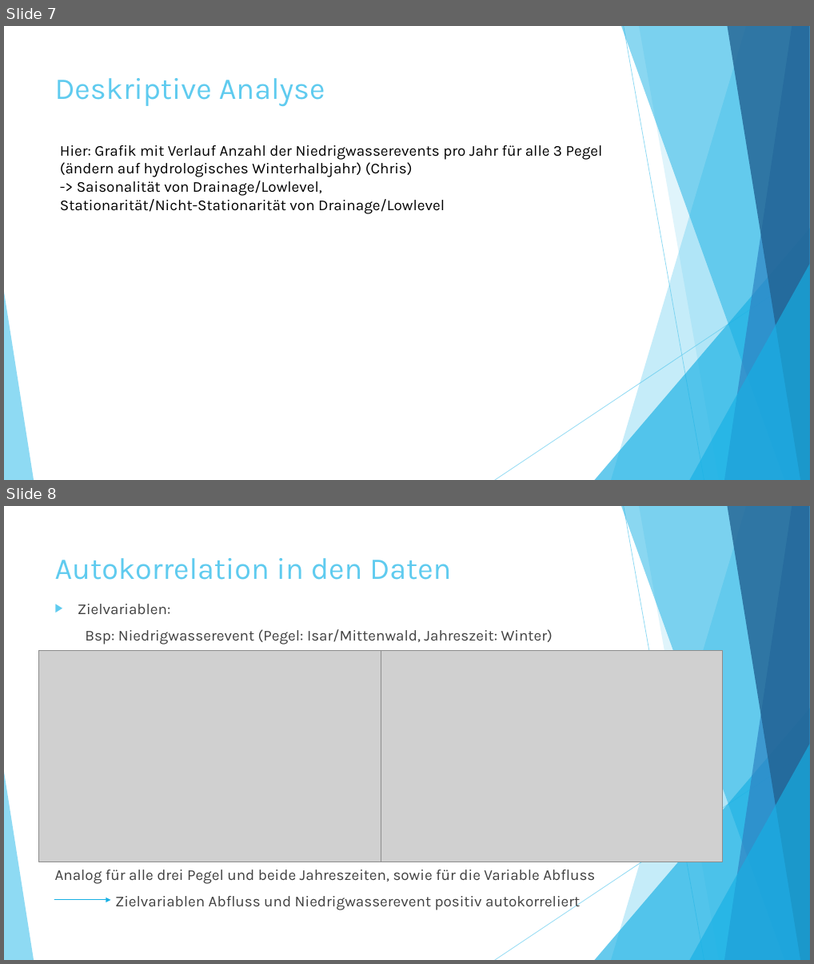
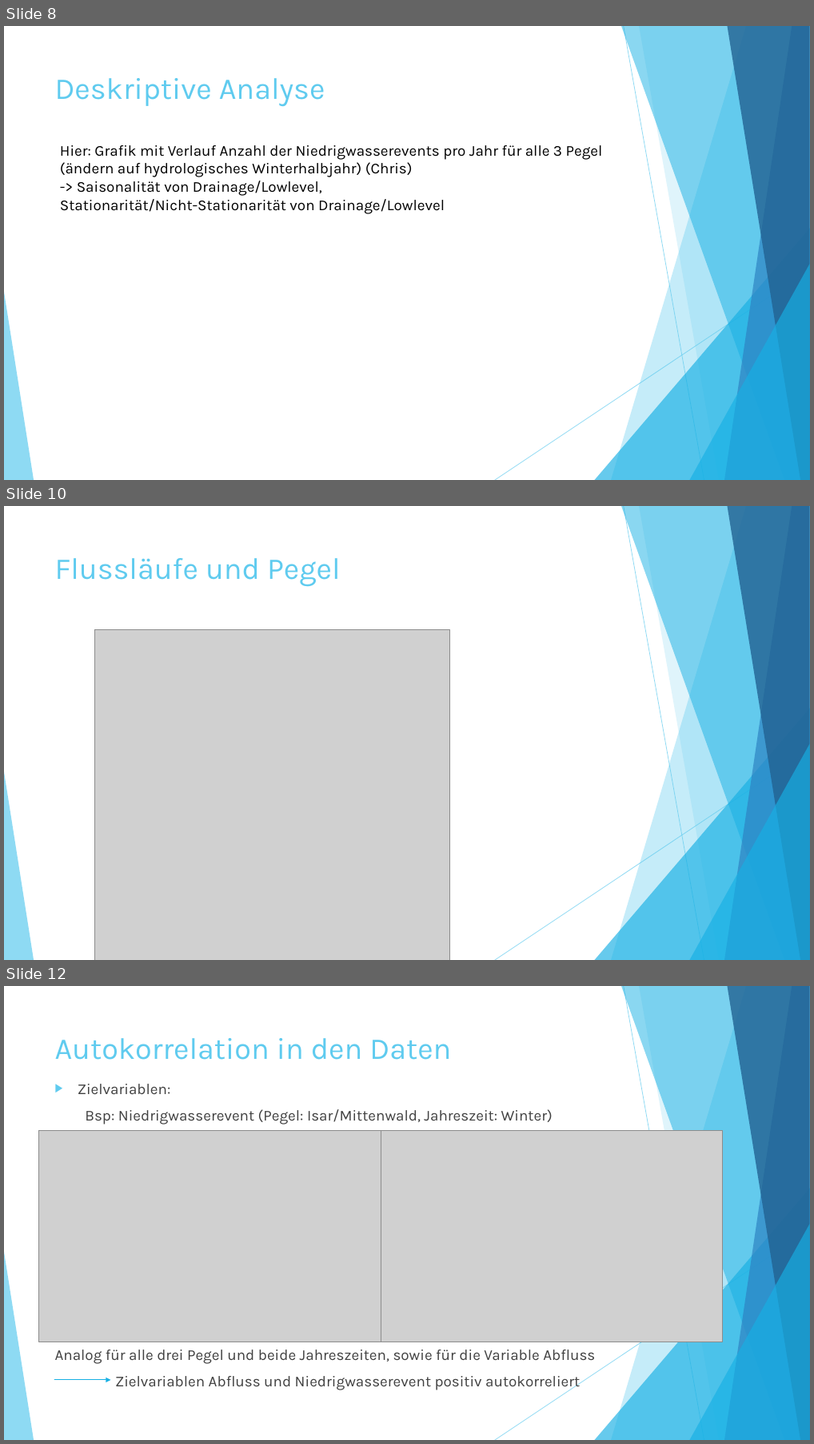
Before and after one commit to StatPrak-Droughts/Drought-Project, a slide deck: Zwischenpräsentation.pptx. Shown one above the other, each under a label of ours: slides 7 and 8 before the commit, slides 8, 10 and 12 after it; the slides between them are not shown. The pictures are 814x964 and 814x1444 pixels, drawn with LibreOffice and Linux fonts; fonts in the diff are those of the drawing; grey boxes stand for pictures. Boxes give left, top, right and bottom in pixels: in the first picture for what was removed or moved away, otherwise in the second. Text is boxed around its words. In the diff, an @@ line names an element or a change of style, - is before the commit and + after.

```diff
--- a/Zwischenpräsentation.pptx
+++ b/Zwischenpräsentation.pptx
@@ slide 10 added at (x1=4, y1=506, x2=810, y2=960), background #FFFFFF; not listed: 10 template elements that a slide beside it also shows @@
@@ title added at (x1=55, y1=558, x2=341, y2=587), 36 pt, text #5FCBEF @@
+Flussläufe und Pegel
@@ picture added at (x1=94, y1=630, x2=450, y2=960) @@
@@ what was slide 7 is now slide 8 @@
@@ what was slide 8 is now slide 12 @@
```
Also in this commit, not shown: 1 slide changed, 5 other slides added, 2 slides removed.
